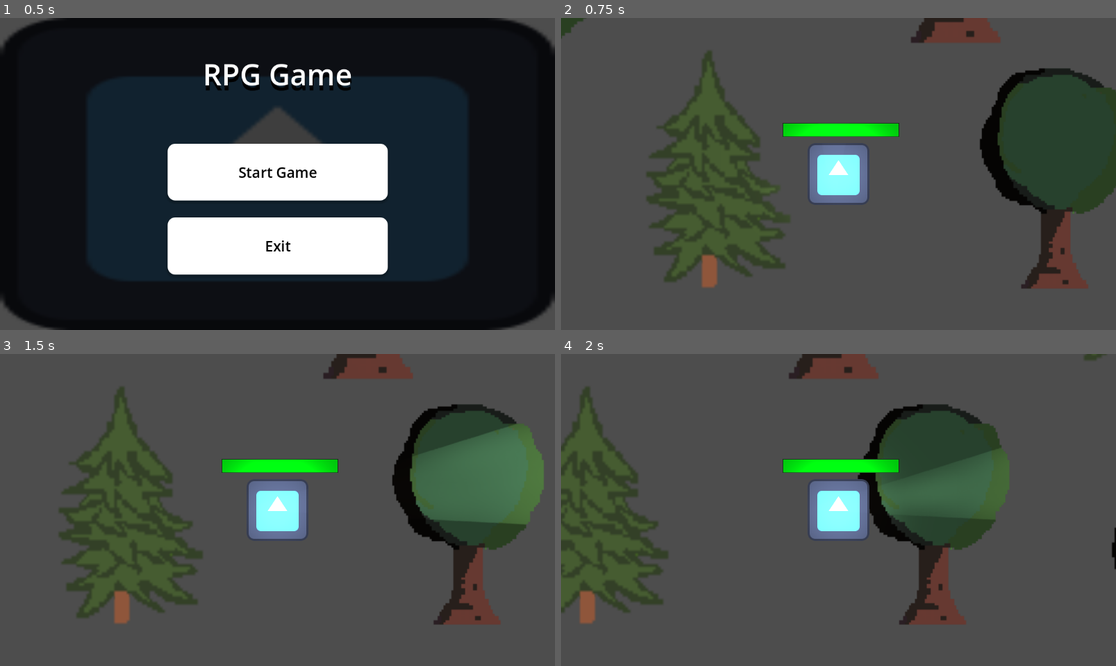
Above: before the commit, frames 1-4 (two rows, left to right).
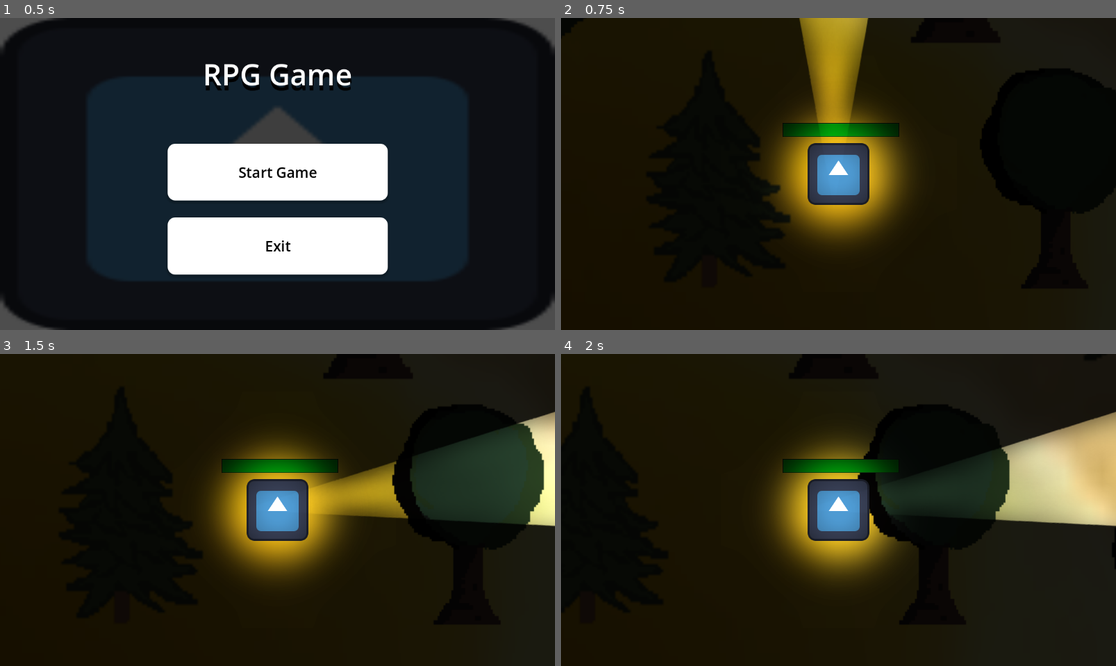
Above: after the commit, the same moments.

Repository: TDMXFFTF/RPG-GAME123
Game: Godot game, scene res://main_menu.tscn
Same seed, same stepped clock (60 frames per second), same inputs: the game is played once before the commit and once after it. The engine's default icon, where the game draws it, is replaced by a stand-in: a white triangle on a blue panel in a dark square.
Inputs (mouse positions are in pixels of both pictures, inside the frame that each line leads up to):
- Up to frame 1 (0.5 s): no input
- Up to frame 2 (0.75 s): click "Start Game" at 0.5 s
- Up to frame 3 (1.5 s): tap Enter at 1.25 s; move the mouse to (399, 494) at 1.27 s; hold D (right) from 1.28 s (still down)
- Up to frame 4 (2 s): keep holding D (right)

Frame 1 is identical in both runs. In frame 2, 99% of the frame differs, in the area x 0-100%, y 0-100%; in frame 3, 99%; in frame 4, 99%.

Commit message:
Dimmer Flashlight

Diff:
--- a/new-game-project/background.tscn
+++ b/new-game-project/background.tscn
@@ -10,13 +10,11 @@
 top_level = true
 
 [node name="CanvasModulate" type="CanvasModulate" parent="."]
-visible = false
-color = Color(0.0475577, 0.0475576, 0.0475576, 1)
+color = Color(0.103744, 0.103743, 0.103744, 1)
 
 [node name="Background" type="Sprite2D" parent="."]
-visible = false
 position = Vector2(888, 336)
-scale = Vector2(26.3049, 26.5297)
+scale = Vector2(26.3049, 26.1083)
 texture = ExtResource("2_yu84w")
 
 [node name="Trees" parent="." instance=ExtResource("3_777vs")]
